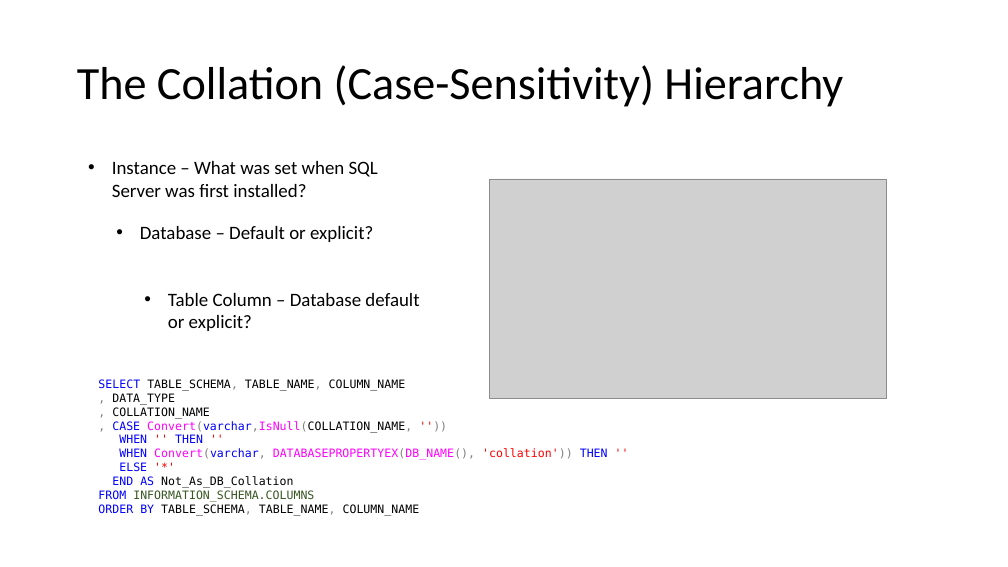
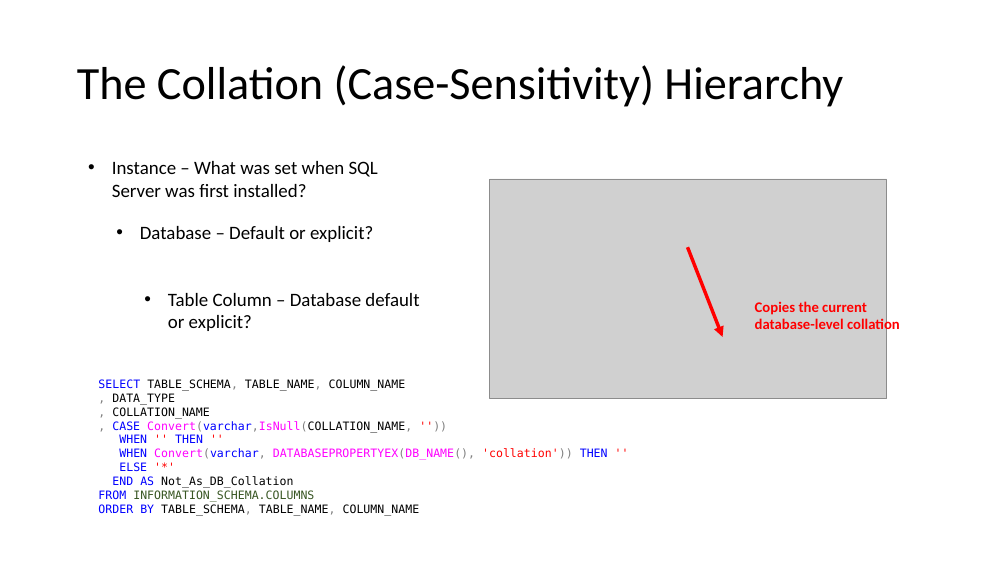
Before and after one commit to jbfoushee/MyPresentations, a slide deck: slide 15 of TSQL_LIKE_Operator/TSQL LIKE.pptx. Drawn at 1008x567 pixels with LibreOffice and Linux fonts; fonts in the diff are those of the drawing; grey boxes stand for pictures. Boxes give left, top, right and bottom in pixels: in the first picture for what was removed or moved away, otherwise in the second. Text is boxed around its words. In the diff, an @@ line names an element or a change of style, - is before the commit and + after.

```diff
--- a/TSQL_LIKE_Operator/TSQL LIKE.pptx
+++ b/TSQL_LIKE_Operator/TSQL LIKE.pptx
@@ arrow added from (687, 247) to (723, 337), #FF0000 3.25 pt @@
@@ text added at (755,301,900,334), 14 pt, text #FF0000, bold @@
+Copies the current database-level collation
```
Also in this commit, not shown: 10 other slides changed, 3 slides removed, 5 other files.
